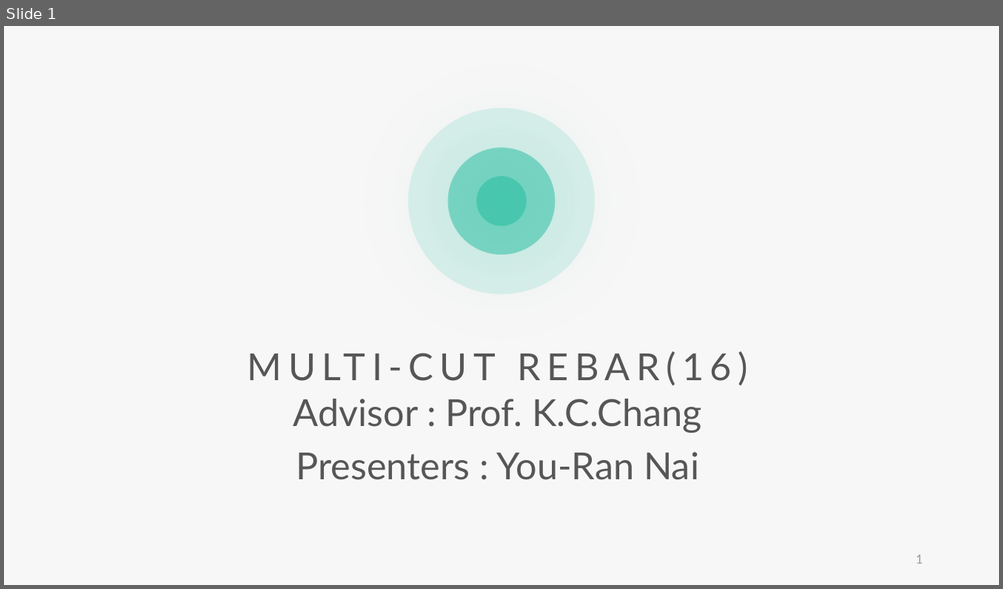
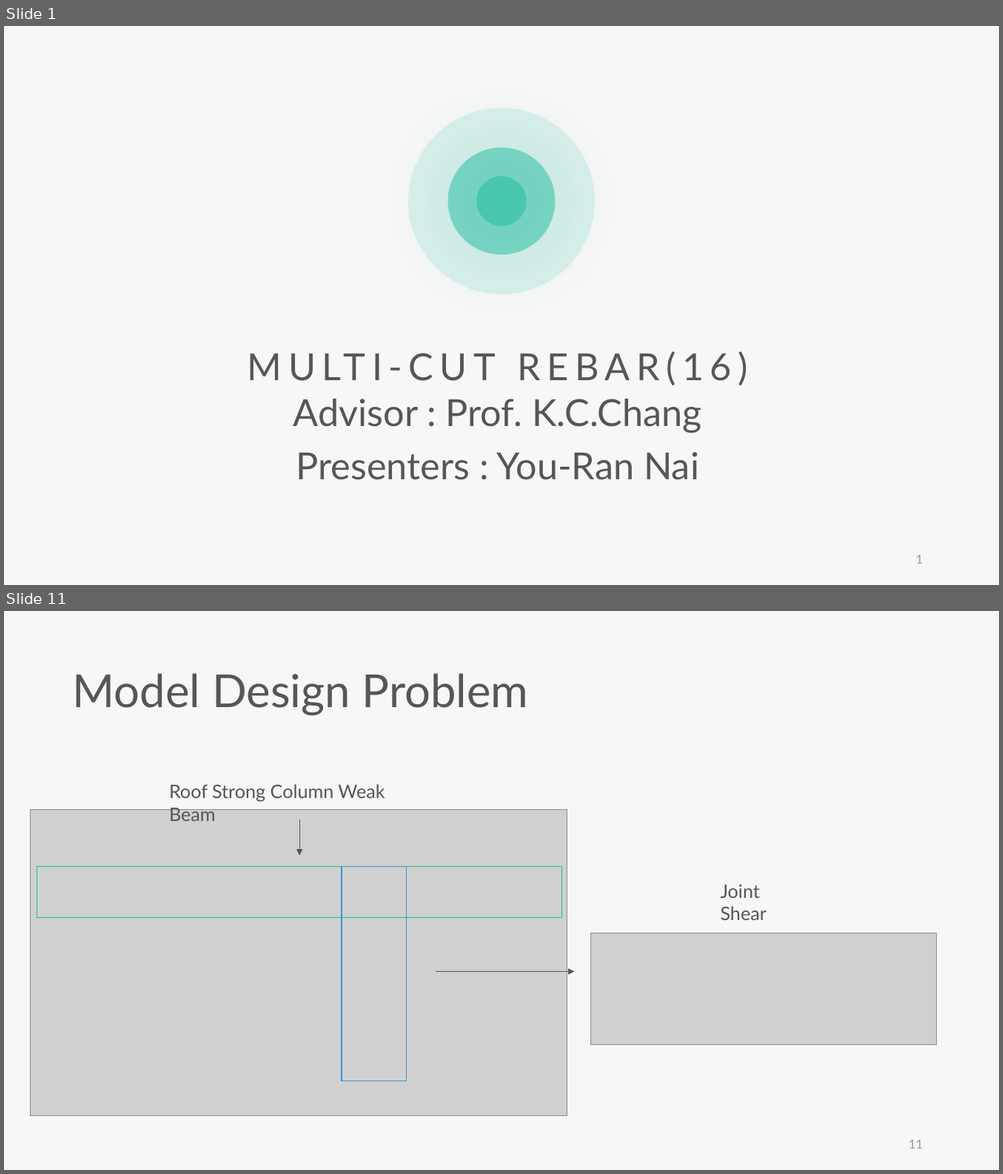
Before and after one commit to skyran1278/VbaProject, a slide deck: 20180126_SmartCut/Meeting/20190502 Meeting/20190502 Meeting.pptx. Shown one above the other, each under a label of ours: slide 1 before the commit, slides 1 and 11 after it; the slides between them are not shown. The pictures are 1003x589 and 1003x1174 pixels, drawn with LibreOffice and Linux fonts; fonts in the diff are those of the drawing; grey boxes stand for pictures. Boxes give left, top, right and bottom in pixels: in the first picture for what was removed or moved away, otherwise in the second. Text is boxed around its words. In the diff, an @@ line names an element or a change of style, - is before the commit and + after.

```diff
--- a/20180126_SmartCut/Meeting/20190502 Meeting/20190502 Meeting.pptx
+++ b/20180126_SmartCut/Meeting/20190502 Meeting/20190502 Meeting.pptx
@@ slide 11 added at box(4, 611, 999, 1170), background #F7F7F7 @@
@@ text added at box(73, 673, 529, 715), 44 pt, text #565656 @@
+Model Design Problem
@@ text added at box(169, 784, 384, 821), 18 pt, text #565656 @@
+Roof Strong Column Weak Beam
@@ picture added at box(30, 809, 567, 1116) @@
@@ arrow added from (299, 820) to (299, 856), #565656 0.5 pt @@
@@ rectangle added at box(37, 867, 561, 917), outline #1ABC9C 1 pt @@
@@ rectangle added at box(341, 867, 406, 1081), outline #3498DB 1 pt @@
@@ text added at box(720, 884, 766, 920), 18 pt, text #565656 @@
+Joint Shear
@@ picture added at box(590, 934, 936, 1045) @@
@@ arrow added from (435, 972) to (574, 972), #565656 0.5 pt @@
@@ page number added at box(908, 1140, 922, 1149), 12 pt, text #9A9A9A @@
+11
```
Also in this commit, not shown: 21 other slides added, 18 slides removed, 8 other files.
